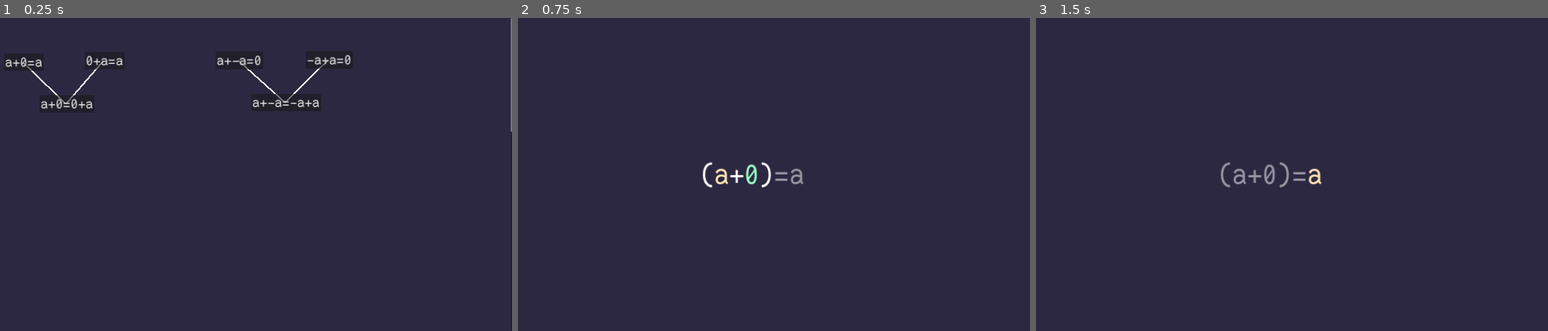
Above: before the commit, frames 1-3 (left to right).
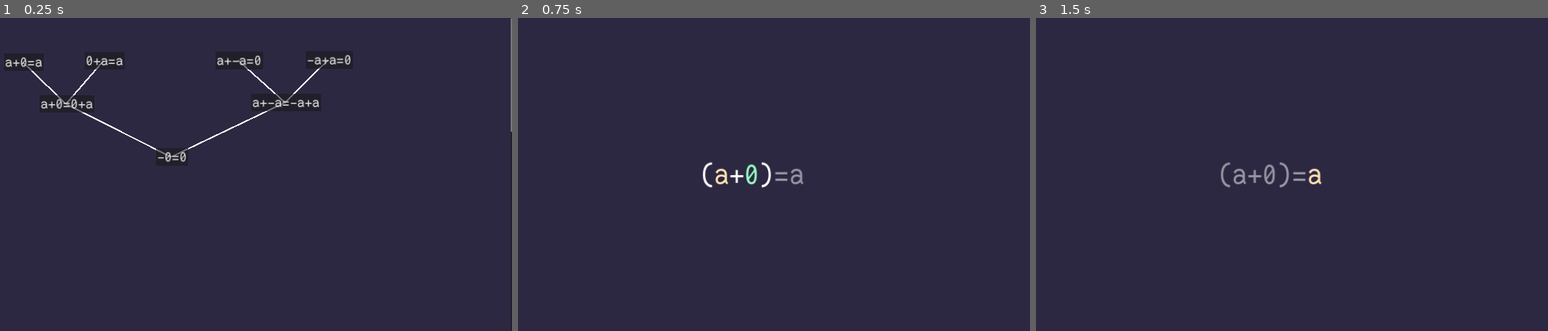
Above: after the commit, the same moments.

Repository: theoahfeldt/emperical-maths
Game: Godot game, scene res://main.tscn
The game is run twice, just before and just after one commit, with the same random seed, the same clock (stepped at 60 frames per second) and the same inputs.
Inputs:
- Up to frame 1 (0.25 s): no input
- Up to frame 2 (0.75 s): click "a+0=a" at 0.5 s
- Up to frame 3 (1.5 s): tap Enter (expression_confirm) at 1.25, 1.35 s; hold Right (expression_right) from 1.28 s (still down)

The runs differ from the first frame. In frame 1, 0.3% of the frame differs, in the area x 12-56%, y 26-46%; in frame 2, nothing differs; in frame 3, nothing differs.

Commit message:
Add level for inverse of zero

Diff:
--- a/game/algebra/logic/rules/rule_ordering.tres
+++ b/game/algebra/logic/rules/rule_ordering.tres
@@ -13,4 +13,4 @@
 
 [resource]
 script = ExtResource("6_c8xhh")
-rule_ordering = Array[Script]([ExtResource("1_fwl1g"), ExtResource("2_1tk0u"), ExtResource("3_yy3g7"), ExtResource("4_h6e4p"), ExtResource("5_ou3vc"), ExtResource("6_tq2xc"), ExtResource("7_7se14"), ExtResource("8_03q34"), ExtResource("9_qr5gl")])
+rule_ordering = Array[Script]([ExtResource("1_fwl1g"), ExtResource("6_tq2xc"), ExtResource("7_7se14"), ExtResource("2_1tk0u"), ExtResource("3_yy3g7"), ExtResource("8_03q34"), ExtResource("9_qr5gl"), ExtResource("4_h6e4p"), ExtResource("5_ou3vc")])
--- /dev/null
+++ b/game/levels/levels/zero_inverse.tres
@@ -0,0 +1,10 @@
+[gd_resource type="Resource" script_class="Consequence" load_steps=4 format=3 uid="uid://cmgxqvjavc4tm"]
+
+[ext_resource type="Resource" uid="uid://cfp388qakl1cv" path="res://levels/levels/sum_identity.tres" id="1_xkotd"]
+[ext_resource type="Resource" uid="uid://djxjvjdl3tak7" path="res://levels/levels/sum_inverse.tres" id="2_rcht5"]
+[ext_resource type="Script" path="res://levels/consequence.gd" id="3_re1iw"]
+
+[resource]
+script = ExtResource("3_re1iw")
+premises = Array[Resource("res://levels/assertion.gd")]([ExtResource("1_xkotd"), ExtResource("2_rcht5")])
+equality = "-0=0"
--- a/game/ui/level_select_menu.tscn
+++ b/game/ui/level_select_menu.tscn
@@ -8,6 +8,7 @@
 [ext_resource type="Resource" uid="uid://cpkghs136becf" path="res://levels/levels/sum_inverse_right.tres" id="6_7gctx"]
 [ext_resource type="Resource" uid="uid://bjmk63x60saw7" path="res://levels/levels/sum_inverse_left.tres" id="7_ifaq4"]
 [ext_resource type="Resource" uid="uid://djxjvjdl3tak7" path="res://levels/levels/sum_inverse.tres" id="8_3w8kc"]
+[ext_resource type="Resource" uid="uid://cmgxqvjavc4tm" path="res://levels/levels/zero_inverse.tres" id="9_ykh5k"]
 
 [node name="LevelSelectMenu" type="ScrollContainer"]
 clip_contents = false
@@ -82,3 +83,13 @@
 "
 assertion = ExtResource("8_3w8kc")
 dependencies = [NodePath("../a+-a=0"), NodePath("../-a+a=0")]
+
+[node name="-0=0" parent="LevelChart" node_paths=PackedStringArray("dependencies") instance=ExtResource("2_cbbnw")]
+layout_mode = 0
+offset_left = 694.0
+offset_top = 449.0
+offset_right = 806.0
+offset_bottom = 508.0
+text = "-0=0"
+assertion = ExtResource("9_ykh5k")
+dependencies = [NodePath("../a+0=0+a"), NodePath("../a+-a=-a+a")]
Not shown: 1 places in game/ui/level_select_menu.tscn that only renumber resources
